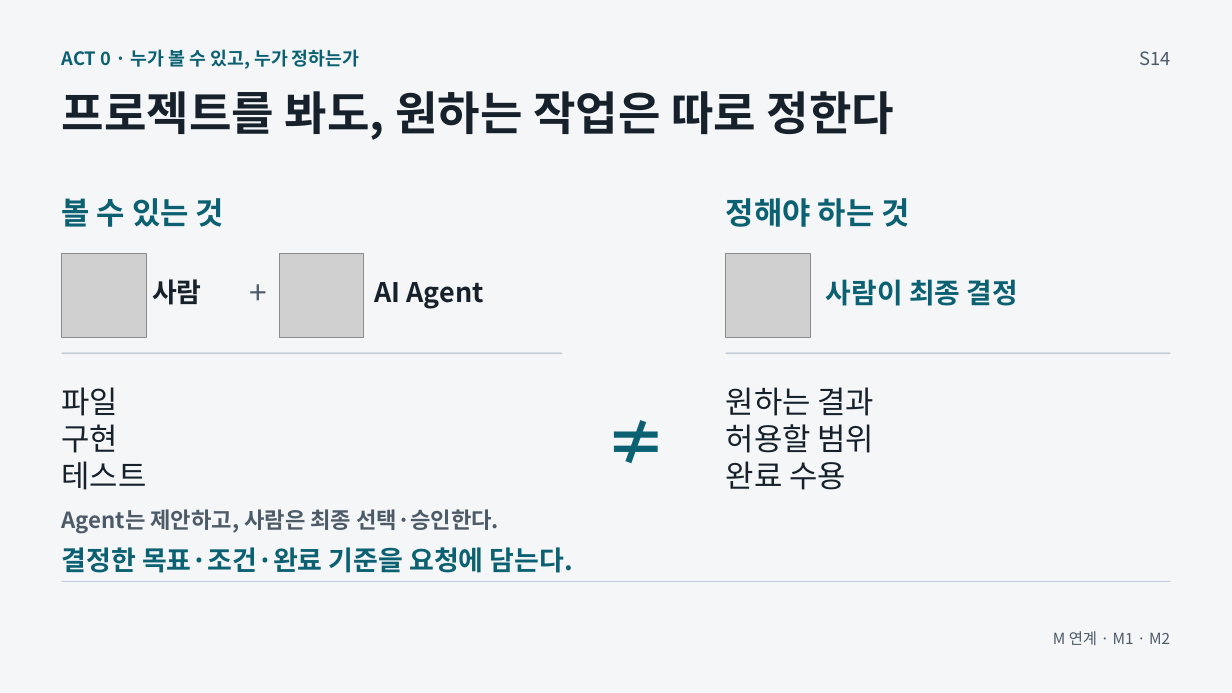
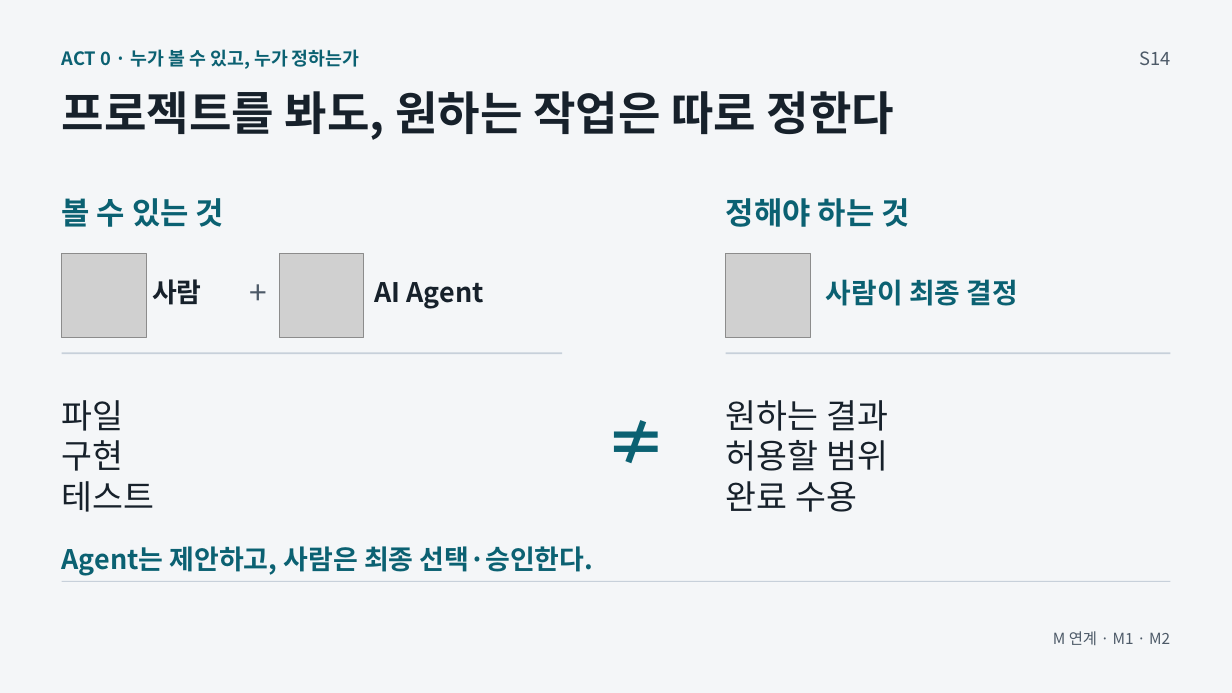
Before and after one commit to GideokKim/ai-dev-training, a slide deck: slide 14 of production/ACT_0.pptx. Drawn at 1232x693 pixels with LibreOffice and Linux fonts; fonts in the diff are those of the drawing; grey boxes stand for pictures. Boxes give left, top, right and bottom in pixels: in the first picture for what was removed or moved away, otherwise in the second. Text is boxed around its words. In the diff, an @@ line names an element or a change of style, - is before the commit and + after.

```diff
--- a/production/ACT_0.pptx
+++ b/production/ACT_0.pptx
@@ text "파일": place and size @@
-text "파일" at <box>62,387,147,490</box>
+text "파일" at <box>62,400,155,512</box>
@@ text "파일" at <box>62,400,155,512</box>: size 24 to 26.2 pt @@
@@ text "원하는 결과" at <box>726,400,888,512</box>: size 24 to 26.2 pt @@
@@ text "원하는 결과": place and size @@
-text "원하는 결과" at <box>726,387,875,490</box>
+text "원하는 결과" at <box>726,400,888,512</box>
@@ text "Agent는 제안하고, 사람은 최종 선택·승인한다.": place and size @@
-text "Agent는 제안하고, 사람은 최종 선택·승인한다." at <box>62,509,499,534</box>
+text "Agent는 제안하고, 사람은 최종 선택·승인한다." at <box>62,546,593,576</box>
@@ text "Agent는 제안하고, 사람은 최종 선택·승인한다." at <box>62,546,593,576</box>: size 17.2 to 21 pt, text colour #4D5A68 to #0B6172 @@
@@ text removed at <box>62,547,573,573</box> @@
-결정한 목표·조건·완료 기준을 요청에 담는다.
```
Also in this commit, not shown: 40 other files.
